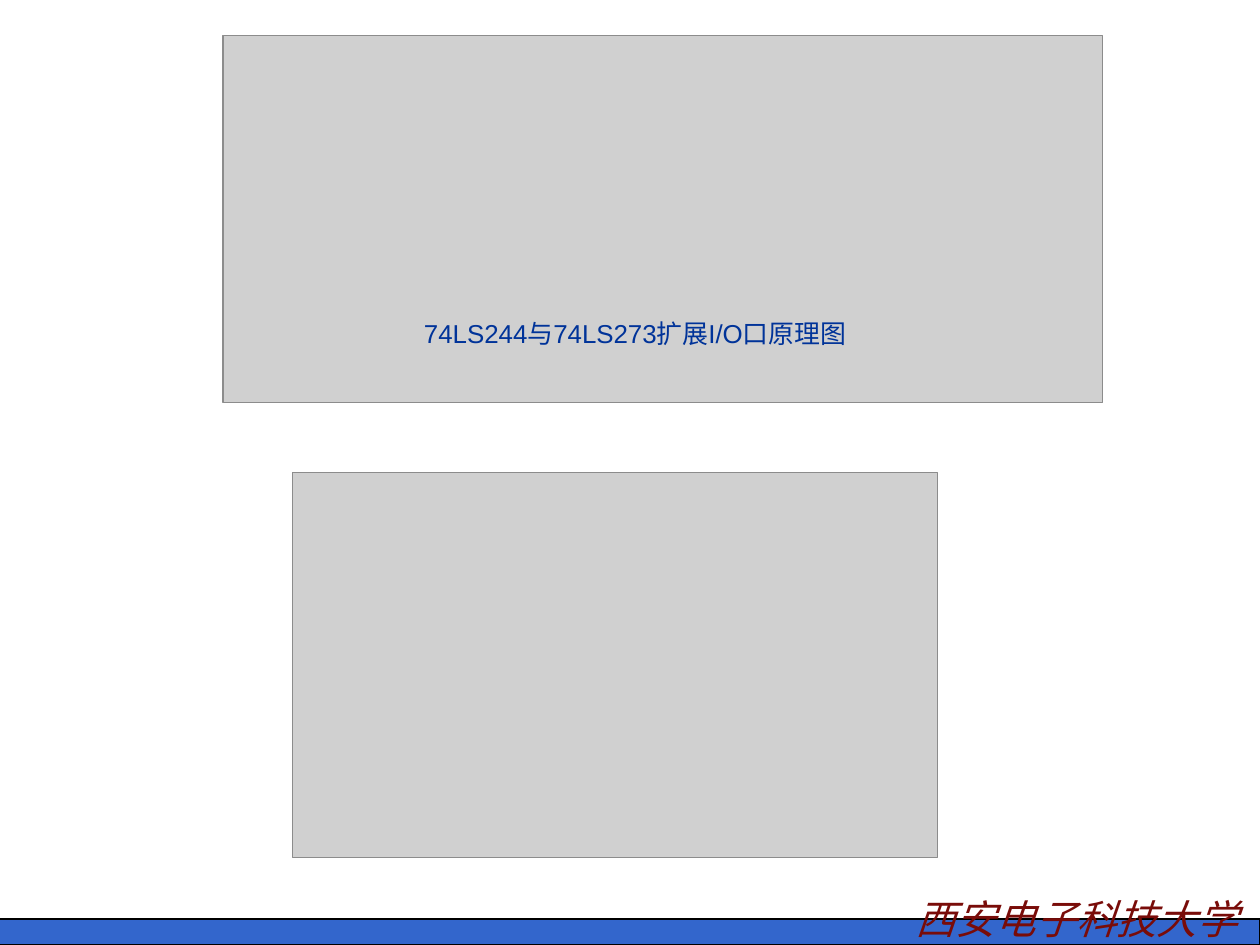
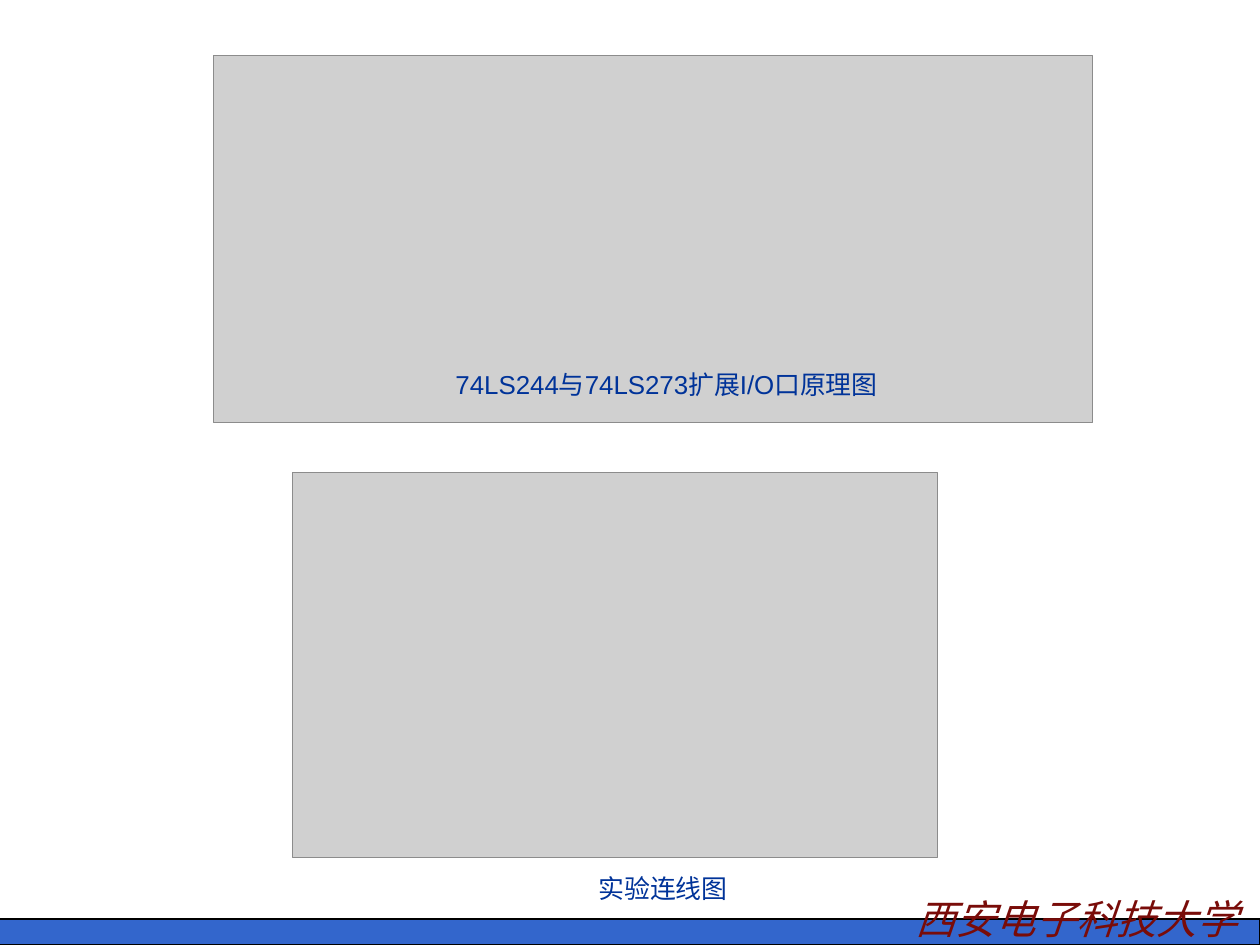
Before and after one commit to ZiHao256/LabsofMicrocomputer, a slide deck: slide 19 of 实验资料/微机系统实验课件.ppt. Drawn at 1260x945 pixels with LibreOffice and Linux fonts; fonts in the diff are those of the drawing; grey boxes stand for pictures; background and template pictures are left out. Boxes give left, top, right and bottom in pixels: in the first picture for what was removed or moved away, otherwise in the second. Text is boxed around its words. In the diff, an @@ line names an element or a change of style, - is before the commit and + after.

```diff
--- a/实验资料/微机系统实验课件.ppt
+++ b/实验资料/微机系统实验课件.ppt
@@ picture moved from (x1=223, y1=35, x2=1102, y2=402) to (x1=213, y1=55, x2=1092, y2=422) @@
@@ text "74LS244与74LS273扩展I/O口原理图" rewrapped from (x1=424, y1=322, x2=846, y2=345) to (x1=455, y1=373, x2=877, y2=900) @@
```
Also in this commit, not shown: 3 other slides changed, 14 other files.
